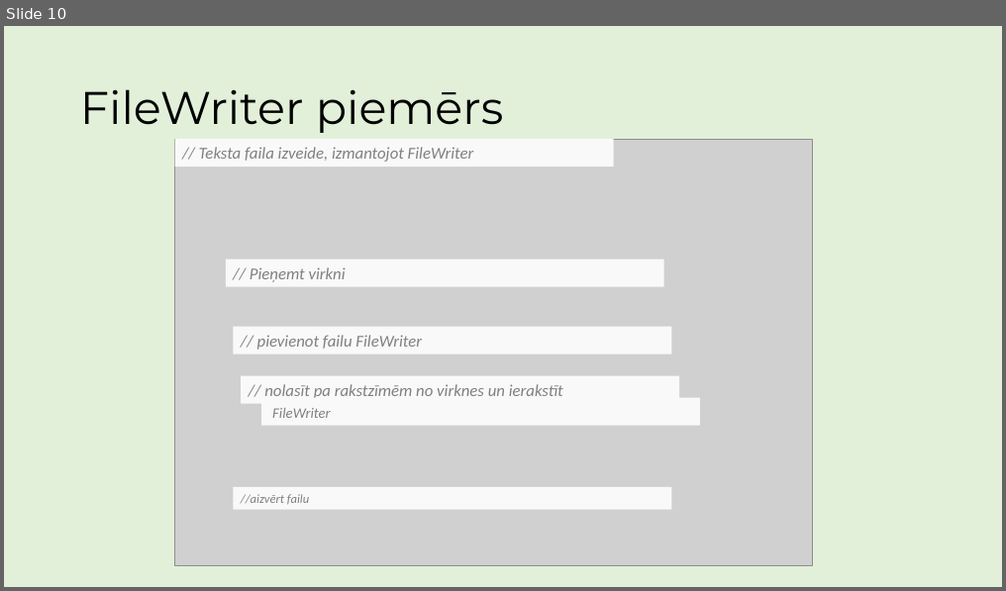
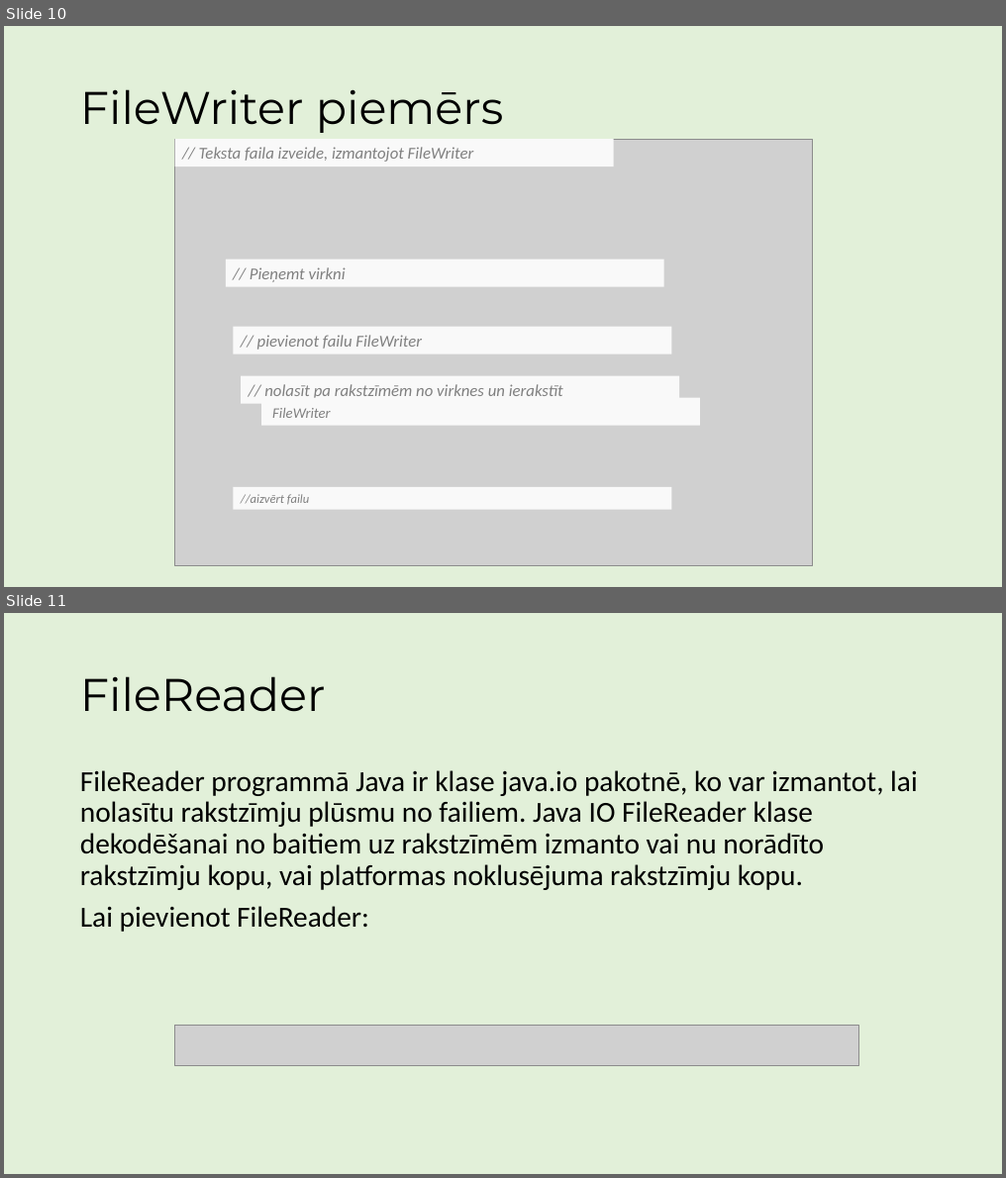
Before and after one commit to ricciss/TekstaDatnes, a slide deck: MacibuMaterials.pptx. Shown one above the other, each under a label of ours: slide 10 before the commit, slides 10 and 11 after it. The pictures are 1006x591 and 1006x1178 pixels, drawn with LibreOffice and Linux fonts; fonts in the diff are those of the drawing; grey boxes stand for pictures. Boxes give left, top, right and bottom in pixels: in the first picture for what was removed or moved away, otherwise in the second. Text is boxed around its words. In the diff, an @@ line names an element or a change of style, - is before the commit and + after.

Commit message:
Pievienota FileReader informācija mācību materiālam

```diff
--- a/MacibuMaterials.pptx
+++ b/MacibuMaterials.pptx
@@ slide 11 added at box(4, 613, 1002, 1174), background #E2F0D9 @@
@@ title added at box(80, 676, 326, 712), 44 pt, text #000000 @@
+FileReader
@@ text added at box(80, 770, 918, 932), 28 pt, text #000000 @@
+FileReader programmā Java ir klase java.io pakotnē, ko var izmantot, lai nolasītu rakstzīmju plūsmu no failiem. Java IO FileReader klase dekodēšanai no baitiem uz rakstzīmēm izmanto vai nu norādīto rakstzīmju kopu, vai platformas noklusējuma rakstzīmju kopu.
+Lai pievienot FileReader:
@@ picture added at box(174, 1025, 859, 1065) @@
```
Also in this commit, not shown: 3 slides changed, 3 other slides added.
